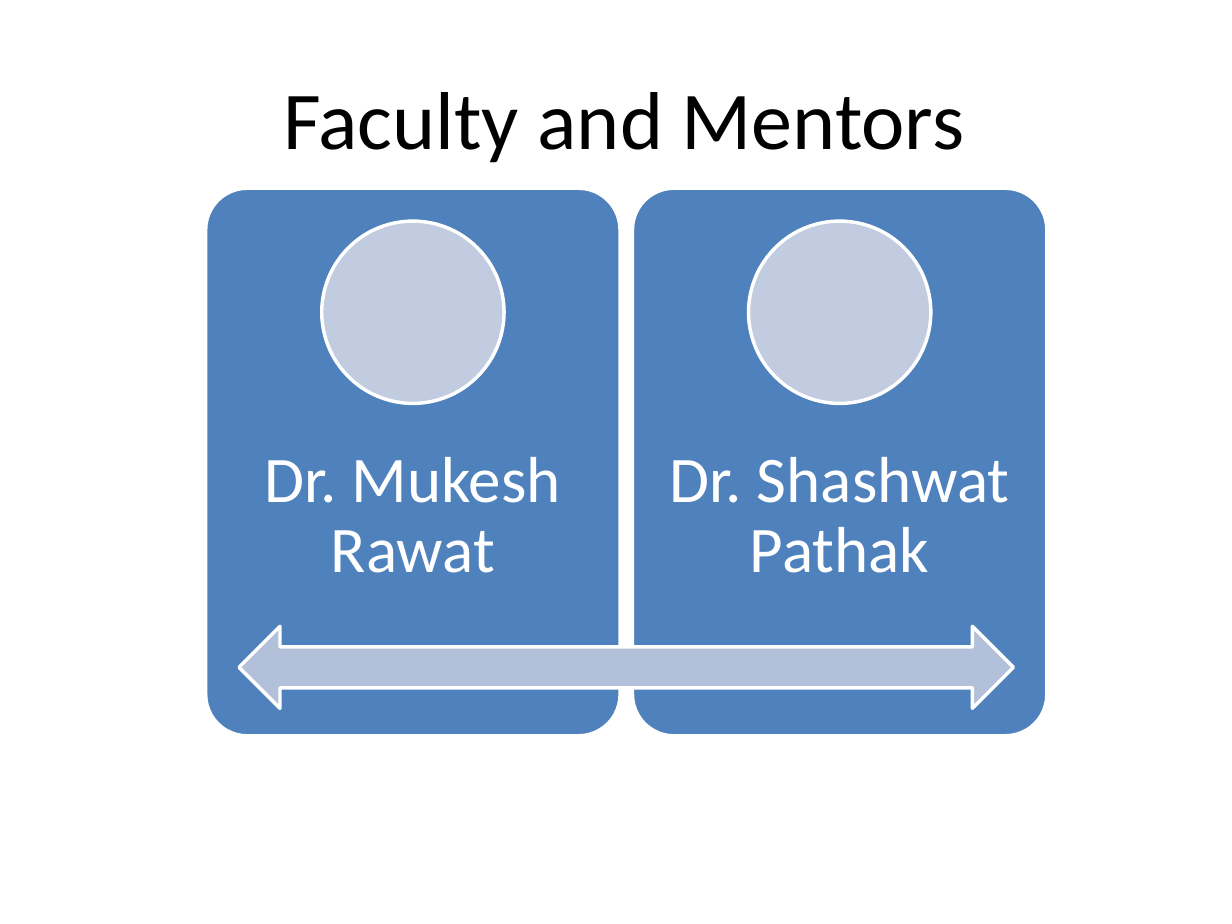
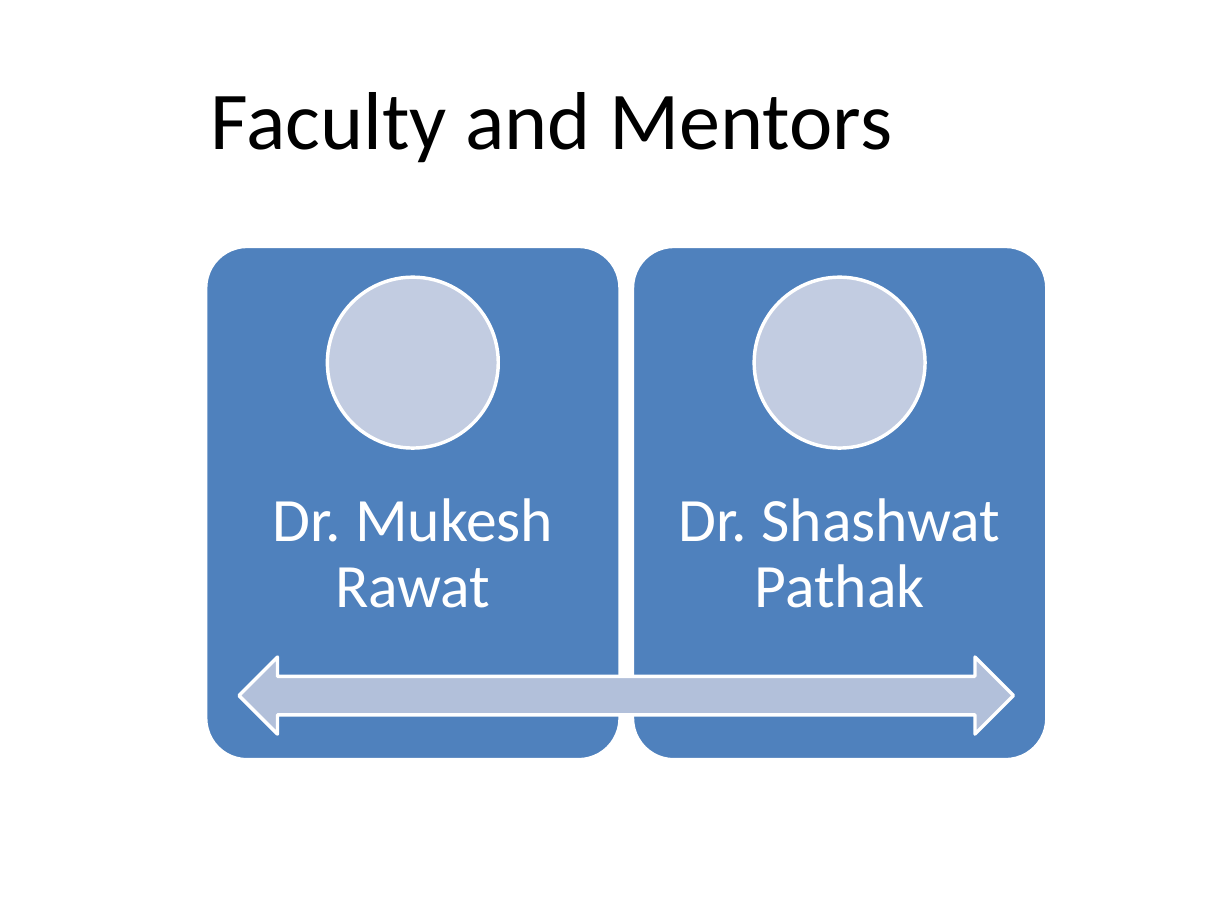
Before and after one commit to MananGupta00/java-code, a slide deck: slide 7 of CXI presentation.pptx. Drawn at 1232x924 pixels with LibreOffice and Linux fonts; fonts in the diff are those of the drawing. Boxes give left, top, right and bottom in pixels: in the first picture for what was removed or moved away, otherwise in the second. Text is boxed around its words. In the diff, an @@ line names an element or a change of style, - is before the commit and + after.

```diff
--- a/CXI presentation.pptx
+++ b/CXI presentation.pptx
@@ text "Faculty and Mentors": place and size @@
-text "Faculty and Mentors" at [283, 92, 965, 163]
+text "Faculty and Mentors" at [211, 92, 893, 163]
@@ rounded rectangle: place and size @@
-rounded rectangle at [206, 188, 620, 736]
+rounded rectangle at [206, 246, 620, 760]
@@ rounded rectangle: place and size @@
-rounded rectangle at [632, 188, 1046, 736]
+rounded rectangle at [632, 246, 1046, 760]
@@ ellipse: place and size @@
-ellipse at [322, 221, 504, 403]
+ellipse at [328, 277, 499, 448]
@@ ellipse: place and size @@
-ellipse at [749, 221, 931, 403]
+ellipse at [754, 277, 925, 448]
@@ text "Dr. Mukesh Rawat": place and size @@
-text "Dr. Mukesh Rawat" at [265, 457, 561, 573]
+text "Dr. Mukesh Rawat" at [272, 498, 553, 608]
@@ text "Dr. Mukesh Rawat" at [272, 498, 553, 608]: size 38 to 36 pt @@
@@ text "Dr. Shashwat Pathak" at [679, 498, 1000, 608]: size 38 to 36 pt @@
@@ text "Dr. Shashwat Pathak": place and size @@
-text "Dr. Shashwat Pathak" at [670, 457, 1010, 573]
+text "Dr. Shashwat Pathak" at [679, 498, 1000, 608]
@@ left right arrow: place and size @@
-left right arrow at [239, 626, 1014, 708]
+left right arrow at [239, 657, 1014, 733]
```
Also in this commit, not shown: 1 other slide changed, 1 slide added.
